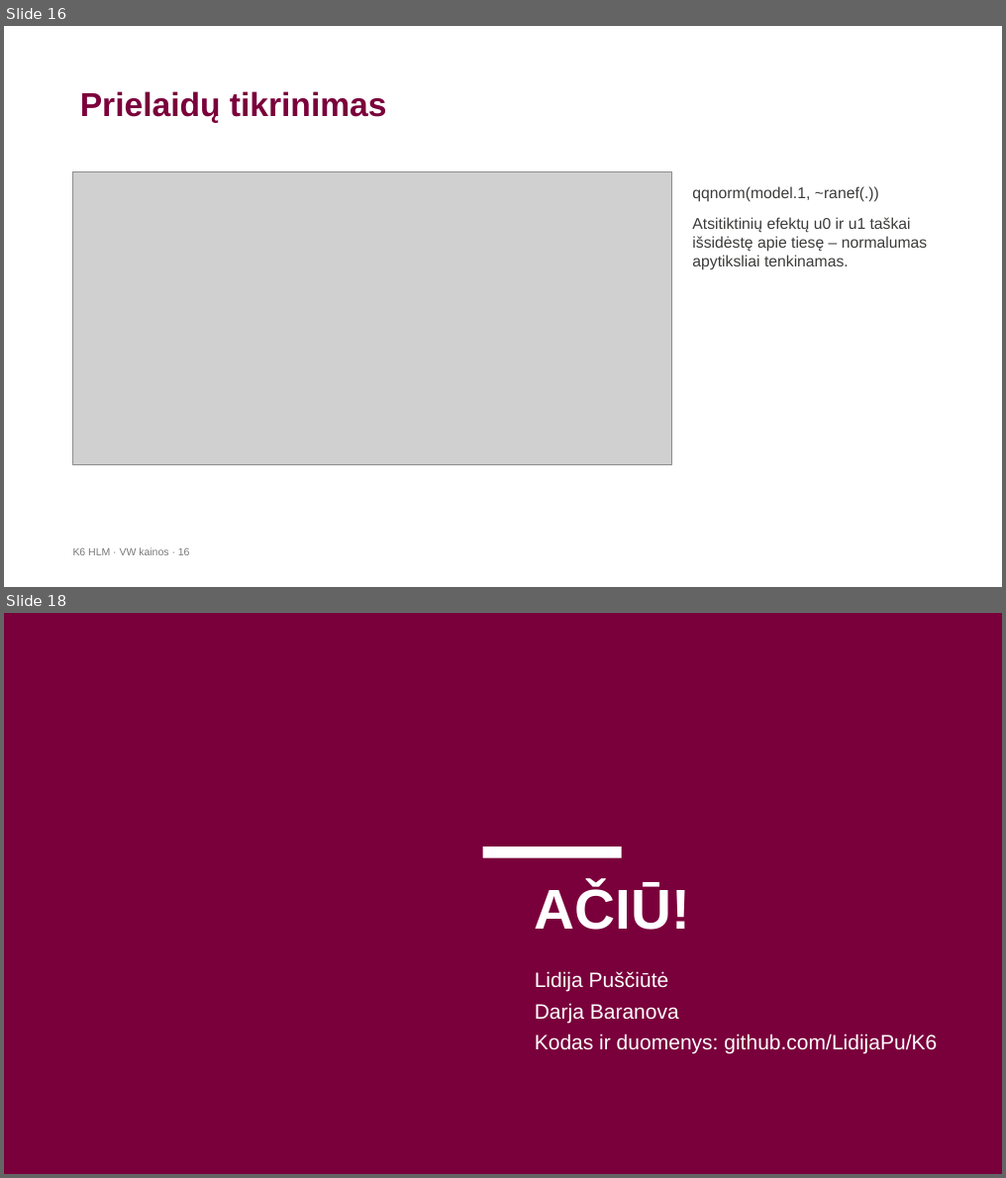
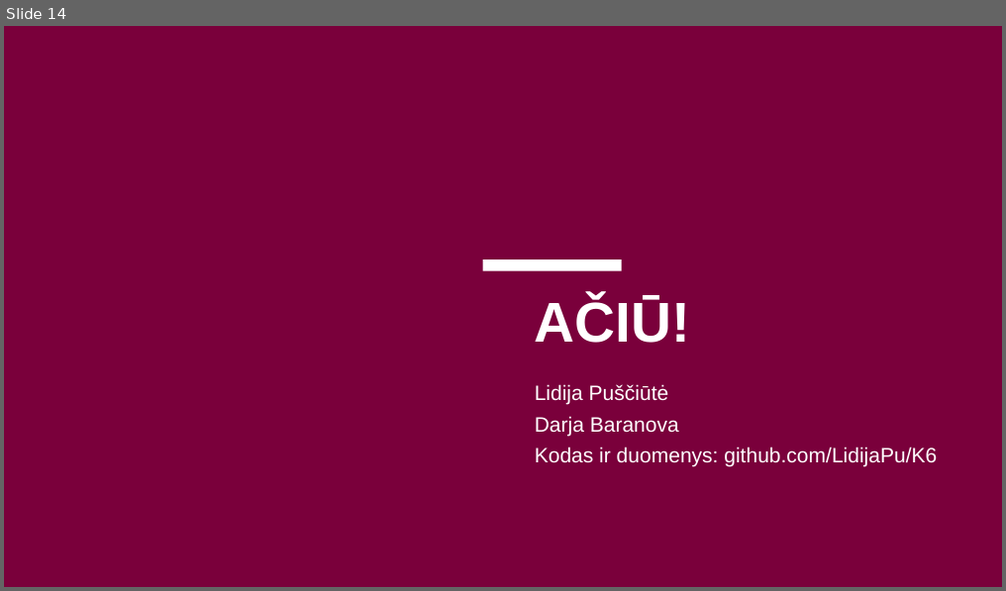
Before and after one commit to LidijaPu/K6, a slide deck: K6_HLM_VW_pristatymas-2.pptx. Shown one above the other, each under a label of ours: slides 16 and 18 before the commit, slide 14 after it; the slides between them are not shown. The pictures are 1006x1178 and 1006x591 pixels, drawn with LibreOffice and Linux fonts; fonts in the diff are those of the drawing; grey boxes stand for pictures; background and template pictures are left out. Boxes give left, top, right and bottom in pixels: in the first picture for what was removed or moved away, otherwise in the second. Text is boxed around its words. In the diff, an @@ line names an element or a change of style, - is before the commit and + after.

```diff
--- a/K6_HLM_VW_pristatymas-2.pptx
+++ b/K6_HLM_VW_pristatymas-2.pptx
@@ slide 16 removed at [4, 26, 1002, 587], background #FFFFFF @@
@@ title removed at [80, 91, 387, 123] @@
-Prielaidų tikrinimas
@@ picture removed at [73, 172, 672, 465] @@
@@ text removed at [692, 186, 928, 271] @@
-qqnorm(model.1, ~ranef(.))
-Atsitiktinių efektų u0 ir u1 taškai išsidėstę apie tiesę – normalumas apytiksliai tenkinamas.
@@ text removed at [73, 548, 190, 556] @@
-K6 HLM · VW kainos · 16
@@ what was slide 18 is now slide 14 @@
```
Also in this commit, not shown: 6 slides changed, 1 slide added, 4 other slides removed, 4 other files.
